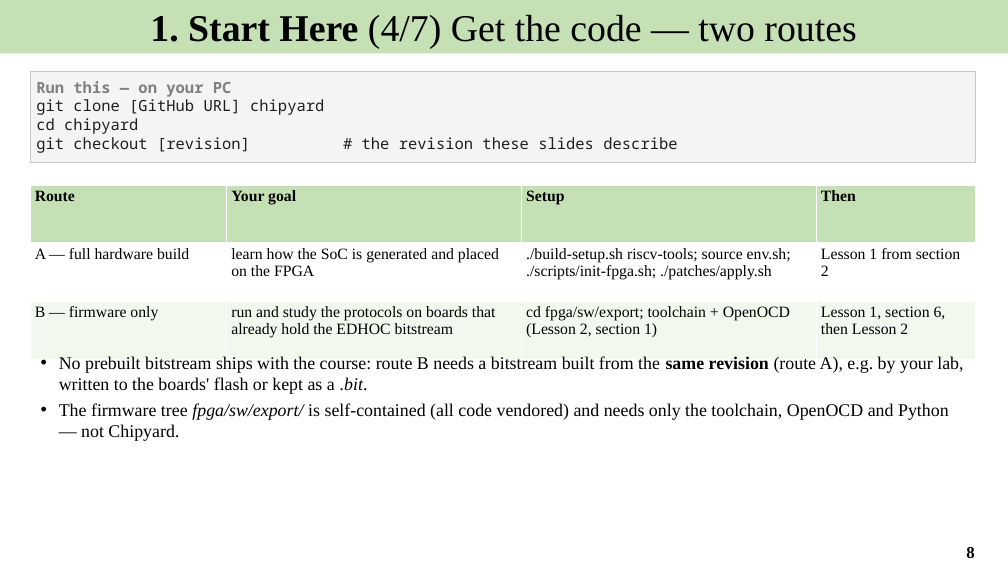
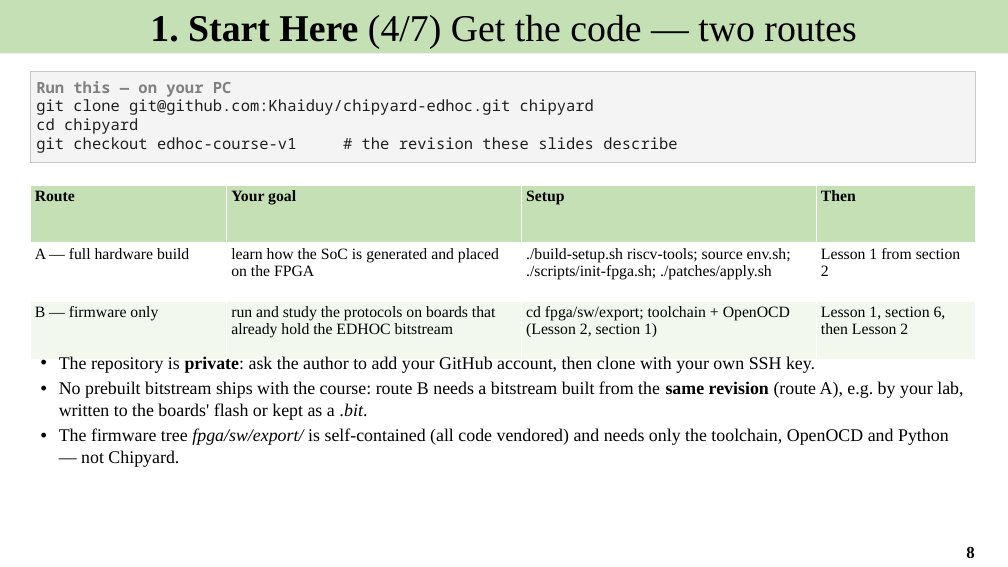
Before and after one commit to Khaiduy/chipyard-edhoc, a slide deck: slide 8 of fpga/sw/export/docs/slides/01_EDHOC_SoC_on_Arty_A7-100T.pptx. Drawn at 1008x567 pixels with LibreOffice and Linux fonts; fonts in the diff are those of the drawing. Boxes give left, top, right and bottom in pixels: in the first picture for what was removed or moved away, otherwise in the second. Text is boxed around its words. In the diff, an @@ line names an element or a change of style, - is before the commit and + after.

Commit message:
fix: print AuthKEM PRK_out only in DEBUG builds; repo setup docs
- edhoc-authkem mains print PRK_out (and its xor) only with DEBUG=1,
  so the session secret no longer reaches the console in normal or
  production builds; run_pair.sh then reports prk=- (prk=match with
  DEBUG=1).
- Root README: EDHOC fork overview, hardware, setup routes A/B.
- Slides: private repository URL and tag edhoc-course-v1; prk=match
  described as a DEBUG=1 result.

```diff
--- a/fpga/sw/export/docs/slides/01_EDHOC_SoC_on_Arty_A7-100T.pptx
+++ b/fpga/sw/export/docs/slides/01_EDHOC_SoC_on_Arty_A7-100T.pptx
@@ text in rectangle at (x1=36, y1=99, x2=594, y2=115): text changed @@
-git clone [GitHub URL] chipyard
+git clone git@github.com:Khaiduy/chipyard-edhoc.git chipyard
@@ text in rectangle at (x1=36, y1=137, x2=677, y2=153): text changed @@
-git checkout [revision] # the revision these slides describe
+git checkout edhoc-course-v1 # the revision these slides describe
@@ text at (x1=59, y1=356, x2=815, y2=373): paragraph added @@
+• The repository is private: ask the author to add your GitHub account, then clone with your own SSH key.
```
Also in this commit, not shown: 1 other slide changed, 17 other files.
